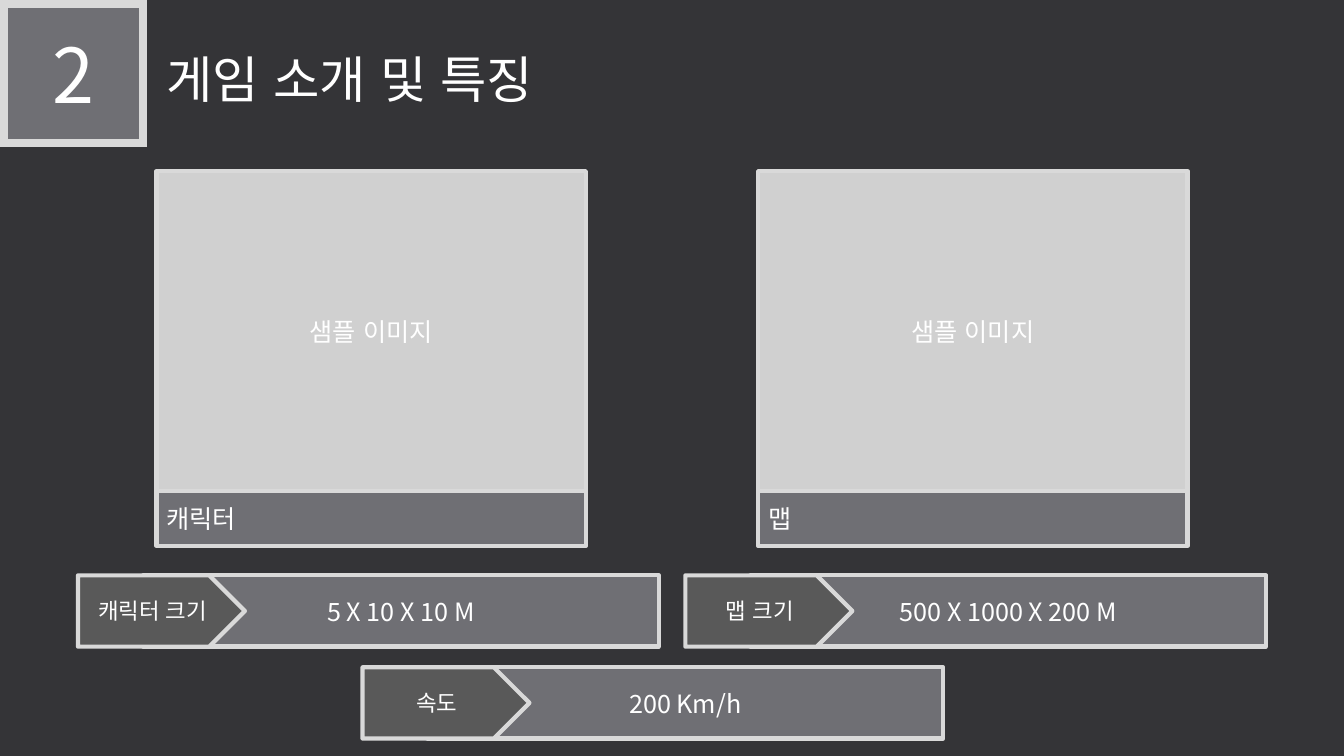
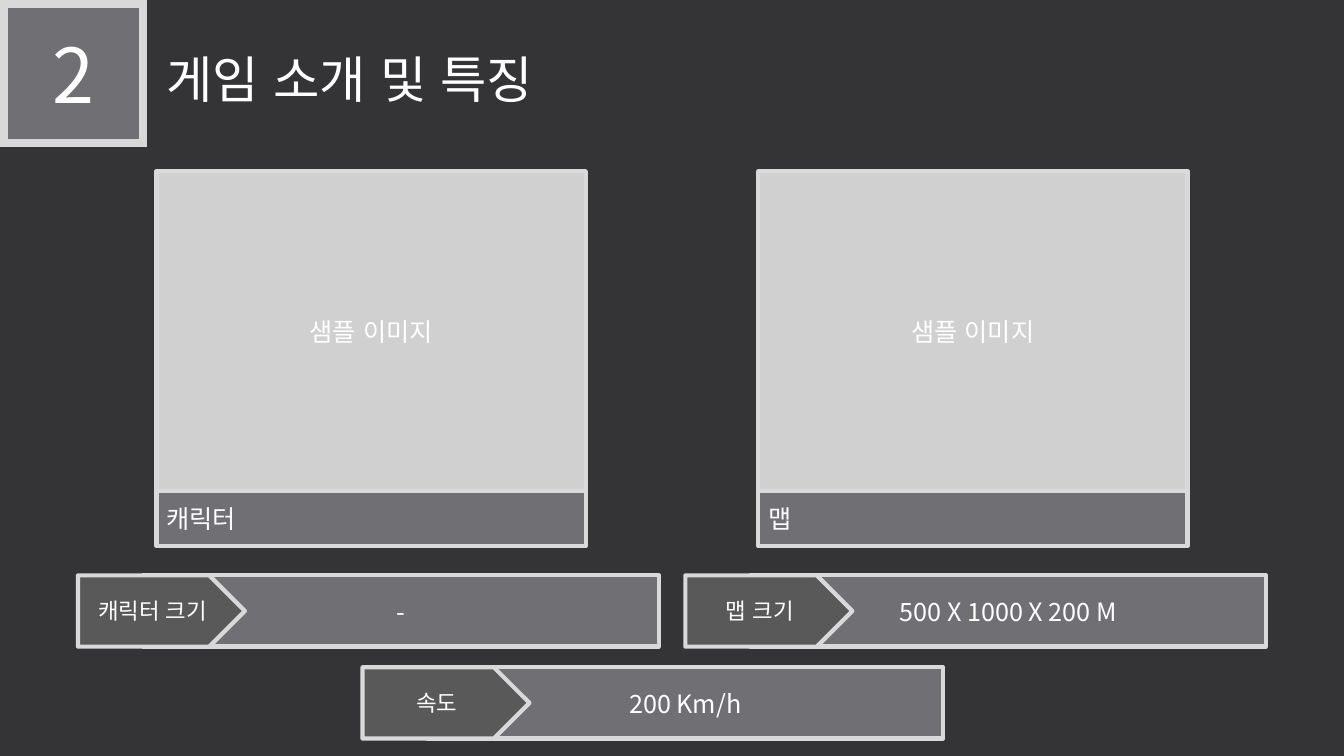
Before and after one commit to LEGO0937/Our_Project, a slide deck: slide 5 of 기획단계/졸작 제안서_α.pptx. Drawn at 1344x756 pixels with LibreOffice and Linux fonts; fonts in the diff are those of the drawing; grey boxes stand for pictures. Boxes give left, top, right and bottom in pixels: in the first picture for what was removed or moved away, otherwise in the second. Text is boxed around its words. In the diff, an @@ line names an element or a change of style, - is before the commit and + after.

Commit message:
캐릭터 크기 다시조절필요

```diff
--- a/기획단계/졸작 제안서_α.pptx
+++ b/기획단계/졸작 제안서_α.pptx
@@ text in rectangle at bbox=[327, 602, 474, 622]: text changed @@
-5 X 10 X 10 M
+-
```
